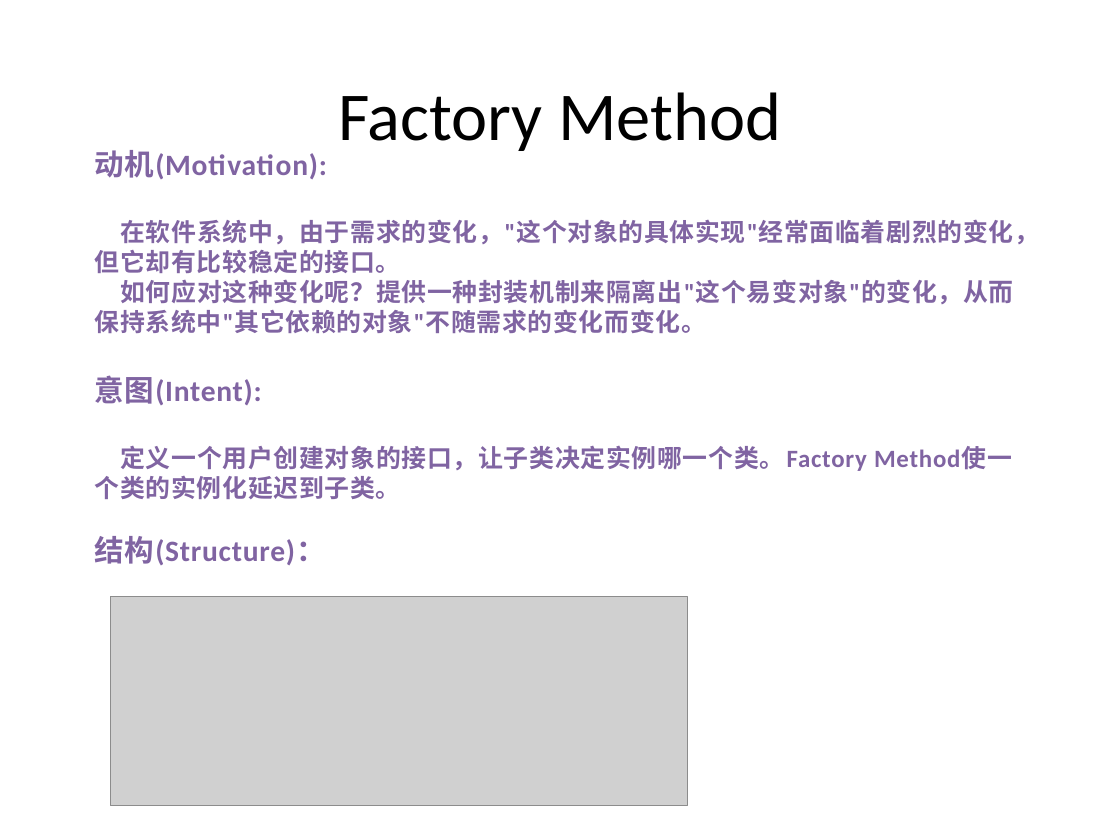
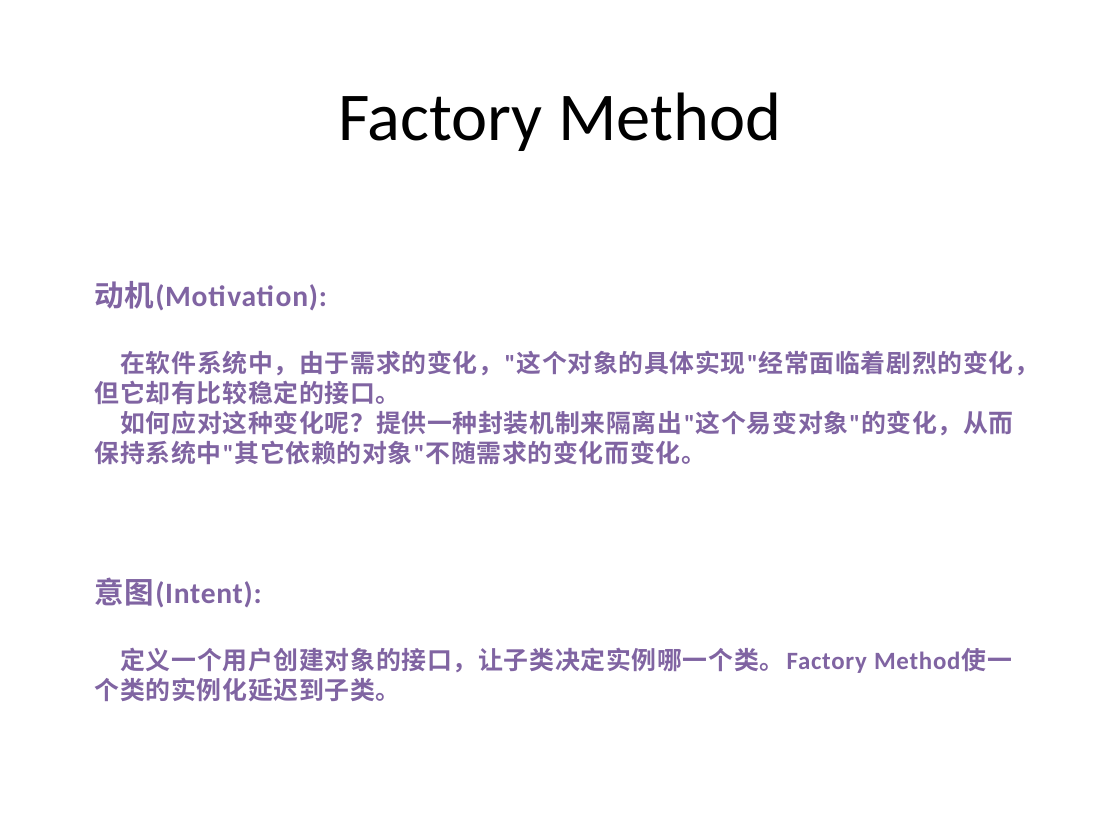
Before and after one commit to PlumpMath/DesignPattern-956, a slide deck: slide 17 of _Doc/Design Pattern (C#) - Part 1.pptx. Drawn at 1120x840 pixels with LibreOffice and Linux fonts; fonts in the diff are those of the drawing; grey boxes stand for pictures. Boxes give left, top, right and bottom in pixels: in the first picture for what was removed or moved away, otherwise in the second. Text is boxed around its words. In the diff, an @@ line names an element or a change of style, - is before the commit and + after.

Commit message:
Refined Factory Method pattern releated document.

```diff
--- a/_Doc/Design Pattern (C#) - Part 1.pptx
+++ b/_Doc/Design Pattern (C#) - Part 1.pptx
@@ text "动机(Motivation):": place and size @@
-text "动机(Motivation):" at box(95, 220, 1039, 565)
+text "动机(Motivation):" at box(95, 281, 1039, 701)
@@ text at box(95, 536, 326, 565): paragraph removed @@
-结构(Structure)：
@@ picture removed at box(110, 596, 687, 805) @@
```
Also in this commit, not shown: 1 other slide changed, 2 slides added, 4 other files.
